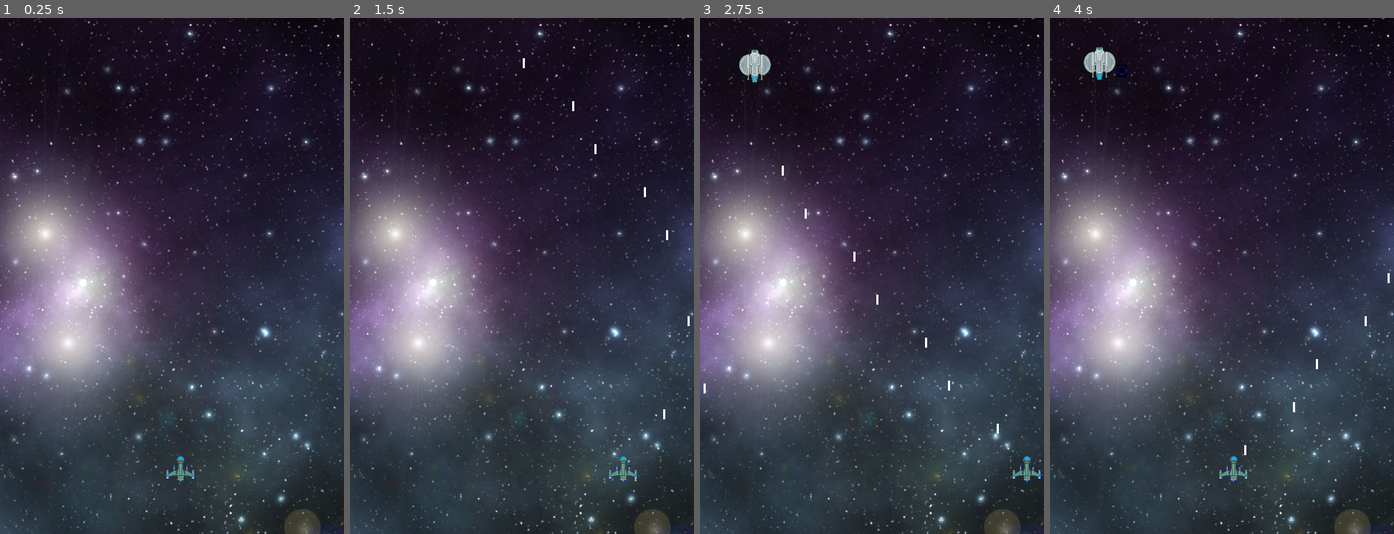
Above: before the commit, frames 1-4 (left to right).
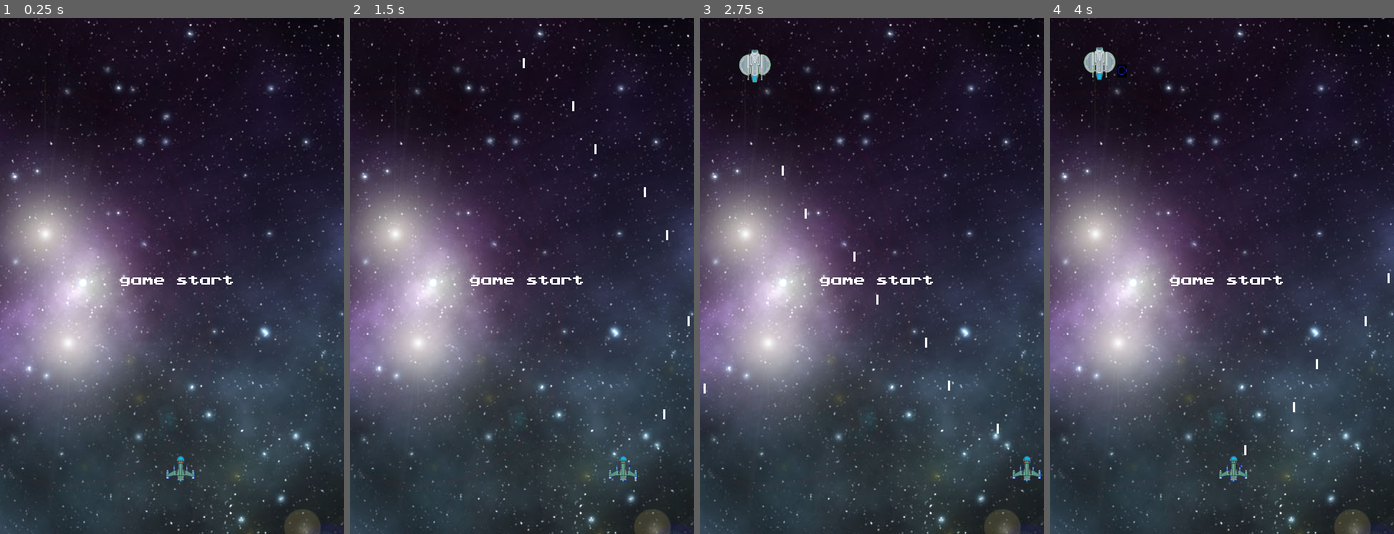
Above: after the commit, the same moments.

Repository: CaKellum/LoneStarfighter
Game: Godot game, scene res://src/Complete.tscn
The game is run twice, just before and just after one commit, with the same random seed, the same clock (stepped at 60 frames per second) and the same inputs.
Inputs:
- Up to frame 1 (0.25 s): no input
- Up to frame 2 (1.5 s): tap Enter at 0.5 s; hold Right (right) 0.53-1.28 s; hold W (fire) 0.53-1.28 s; hold Left (left) from 1.28 s (still down); tap W (fire) at 1.35 s
- Up to frame 3 (2.75 s): release Left (left) at 2.03 s; hold Right (right) from 2.03 s (still down); hold W (fire) from 2.03 s (still down)
- Up to frame 4 (4 s): release W (fire) at 2.78 s; tap W (fire) at 2.85 s; release Right (right) at 3.53 s; hold Left (left) from 3.53 s (still down); hold W (fire) from 3.53 s (still down)

The runs differ from the first frame. In frame 1, 0.2% of the frame differs, in the area x 34-68%, y 50-52%; in frame 2, 0.2%; in frame 3, 0.2%; in frame 4, 0.2%.

Commit message:
Adds start of game screens

Diff:
--- a/project/src/Game.gd
+++ b/project/src/Game.gd
@@ -2,24 +2,34 @@
 
 signal game_win
 signal game_loose
+signal new_wave
+
+var is_game_live := false
 
 onready var wave_progress := 0
 onready var wave :=0
+onready var enemy_boss := preload("res://src/EnemyBoss.tscn")
 
-func _process(_delta:float):
-	if wave_progress == 3:
-		wave +=1
-		wave_progress = 0
-		$WaveDelay.start()
-	if wave == 3:
-		boss_level()
+func _ready()->void:
+	$GameIndicator.show()
+
+
+func _process(_delta:float)->void:
+	if is_game_live:
+		if wave_progress == 3:
+			wave +=1
+			wave_progress = 0
+			$WaveDelay.start()
+		if wave == 3:
+			boss_level()
 
 
 func boss_level()->void:
-	pass
+	self.add_child(enemy_boss.new())
 
 func _on_PlayerShip_game_over()->void:
 	emit_signal("game_loose")
+	is_game_live = false
 
 
 func _on_LowEnemyColection_low_enemy_destroyed()->void:
@@ -32,3 +42,8 @@
 
 func _on_HardEnemyCollection_hard_enemy_destroyed()->void:
 	wave_progress +=1
+
+
+func _on_WaveDelay_timeout():
+	$GameIndicator.hide()
+	is_game_live = true
--- a/project/src/Game.tscn
+++ b/project/src/Game.tscn
@@ -24,6 +24,12 @@
 _data = {
 "points": PoolVector2Array( 0, 0, 0, 0, 156.958, -238.23, 0, 0, 0, 0, 376.089, -41.348, -48.0833, -76.3675, 48.0833, 76 …(706 unchanged characters)…
 }
+
+[sub_resource type="DynamicFontData" id=4]
+font_path = "res://assets/fonts/press-start/prstartk.ttf"
+
+[sub_resource type="DynamicFont" id=5]
+font_data = SubResource( 4 )
 
 [node name="Game" type="Node2D"]
 script = ExtResource( 6 )
@@ -126,7 +132,30 @@
 [node name="WaveDelay" type="Timer" parent="."]
 wait_time = 10.0
 one_shot = true
+autostart = true
+
+[node name="GameIndicator" type="Label" parent="."]
+anchor_left = 0.5
+anchor_top = 0.5
+anchor_right = 0.5
+anchor_bottom = 0.5
+margin_left = 128.35
+margin_top = 336.083
+margin_right = 366.35
+margin_bottom = 396.083
+custom_fonts/font = SubResource( 5 )
+custom_colors/font_color = Color( 1, 1, 1, 1 )
+text = "game start"
+align = 1
+valign = 1
+__meta__ = {
+"_edit_use_anchors_": false
+}
 [connection signal="game_over" from="PlayerShip" to="." method="_on_PlayerShip_game_over"]
 [connection signal="low_enemy_destroyed" from="LowEnemyColection" to="." method="_on_LowEnemyColection_low_enemy_destroyed"]
 [connection signal="med_enemy_destroyed" from="MedEnemyCollection" to="." method="_on_MedEnemyCollection_med_enemy_destroyed"]
 [connection signal="hard_enemy_destroyed" from="HardEnemyCollection" to="." method="_on_HardEnemyCollection_hard_enemy_destroyed"]
+[connection signal="timeout" from="WaveDelay" to="." method="_on_WaveDelay_timeout"]
+[connection signal="timeout" from="WaveDelay" to="LowEnemyColection" method="_on_WaveDelay_timeout"]
+[connection signal="timeout" from="WaveDelay" to="MedEnemyCollection" method="_on_WaveDelay_timeout"]
+[connection signal="timeout" from="WaveDelay" to="HardEnemyCollection" method="_on_WaveDelay_timeout"]
--- a/project/src/HardEnemyColection.gd
+++ b/project/src/HardEnemyColection.gd
@@ -5,3 +5,7 @@
 func _process(_delta:float)->void:
 	if get_child_count() == 0:
 		emit_signal("hard_enemy_destroyed")
+
+
+func _on_WaveDelay_timeout():
+	pass # Replace with function body.
--- a/project/src/LowEnemyColection.gd
+++ b/project/src/LowEnemyColection.gd
@@ -5,3 +5,7 @@
 func _process(_delta:float)->void:
 	if get_child_count() == 0:
 		emit_signal("low_enemy_destroyed")
+
+
+func _on_WaveDelay_timeout():
+	pass # Replace with function body.
--- a/project/src/MedEnemyCollection.gd
+++ b/project/src/MedEnemyCollection.gd
@@ -5,3 +5,7 @@
 func _process(_delta:float)->void:
 	if get_child_count() == 0:
 		emit_signal("med_enemy_destroyed")
+
+
+func _on_WaveDelay_timeout():
+	pass # Replace with function body.
Not shown, added: project/assets/fonts/press-start/license.txt
Binary file added: project/assets/fonts/press-start/prstart.ttf
Binary file added: project/assets/fonts/press-start/prstartk.ttf
Not shown: 1 places in project/src/Game.tscn that only renumber resources
Not shown, changed: README.md
